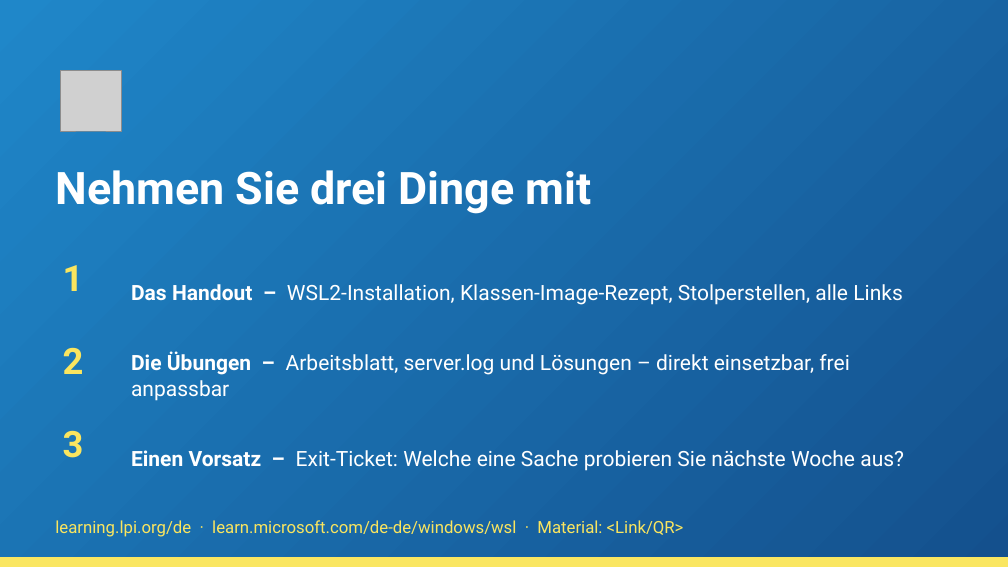
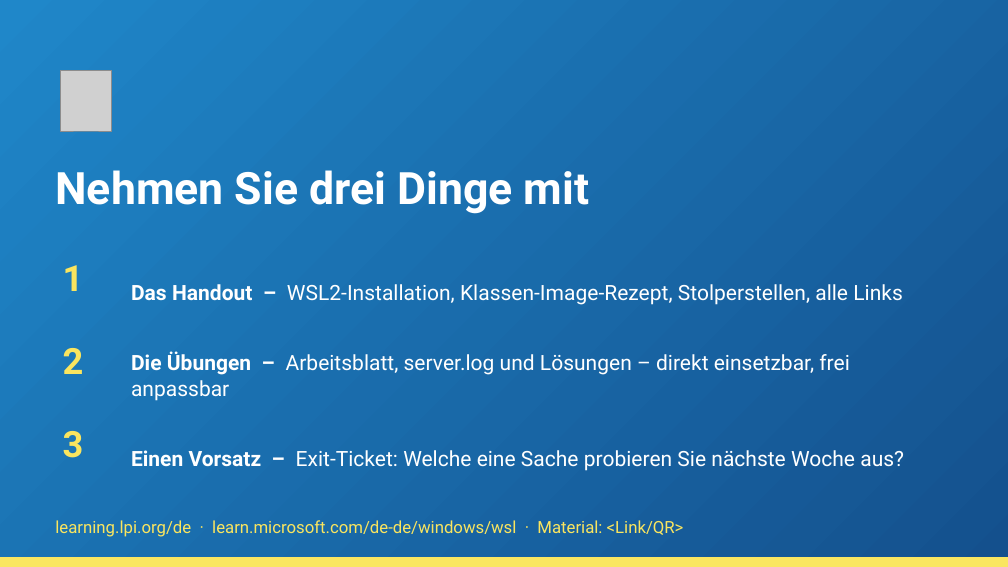
Before and after one commit to HerrZI/wsl2-school-lab, a slide deck: slide 13 of Workshop_WSL2_Linux_unterrichten_neu.pptx. Drawn at 1008x567 pixels with LibreOffice and Linux fonts; fonts in the diff are those of the drawing; grey boxes stand for pictures; background and template pictures are left out. Boxes give left, top, right and bottom in pixels: in the first picture for what was removed or moved away, otherwise in the second. Text is boxed around its words. In the diff, an @@ line names an element or a change of style, - is before the commit and + after.

```diff
--- a/Workshop_WSL2_Linux_unterrichten_neu.pptx
+++ b/Workshop_WSL2_Linux_unterrichten_neu.pptx
@@ picture: place and size @@
-picture at [60,70,121,131]
+picture at [60,70,112,131]
@@ text "Nehmen Sie drei Dinge mit" at [55,170,589,214]: size 42.7 to 42.5 pt @@
```
Also in this commit, not shown: 12 other slides changed, 7 other files.
